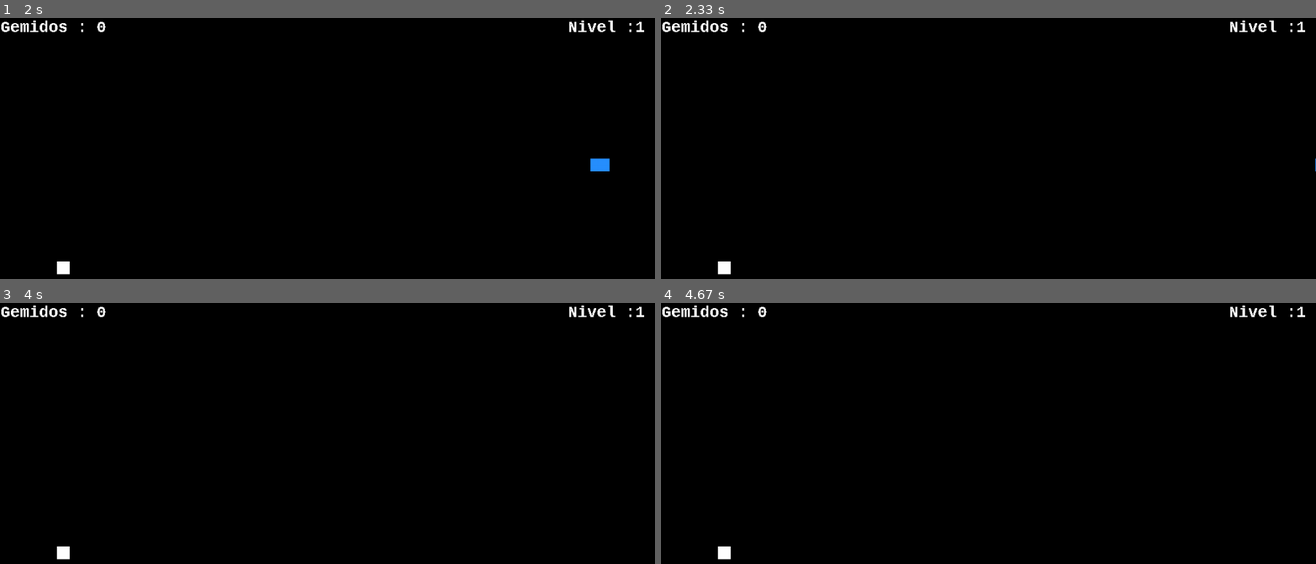
Above: before the commit, frames 1-4 (two rows, left to right).
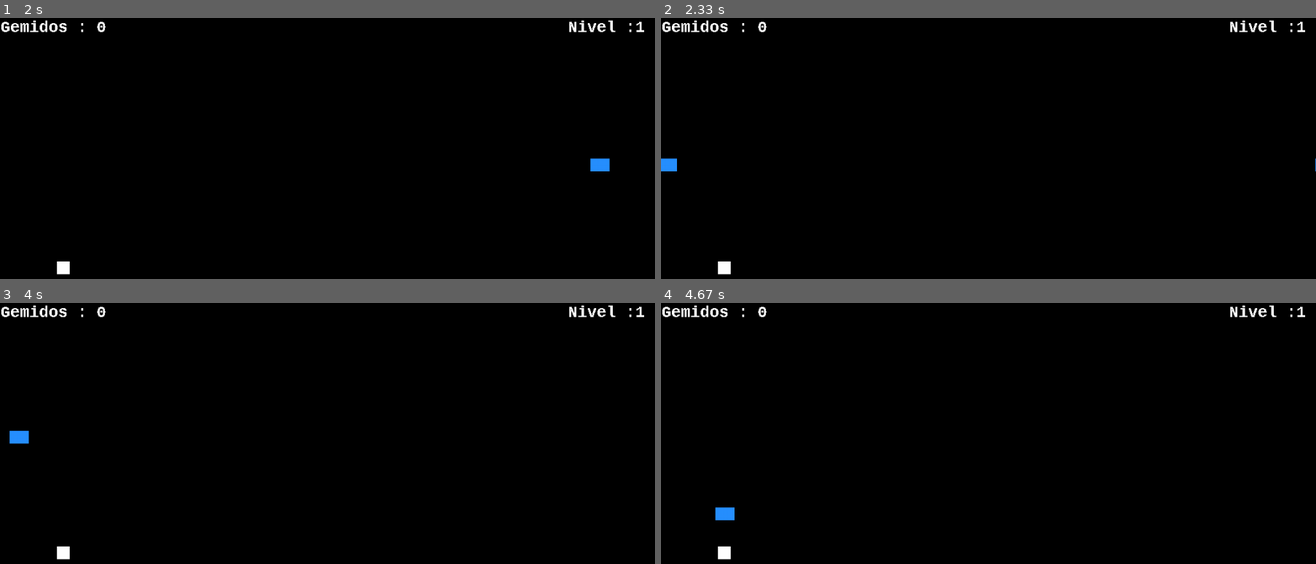
Above: after the commit, the same moments.

Repository: ymagnot/PygameEvolution
Game: pygame game, started from 1.0.py
Same seed, same stepped clock (60 frames per second), same inputs: the game is played once before the commit and once after it.
Inputs:
- Up to frame 1 (2 s): hold D 0.33-0.8 s; hold W 0.83-1.3 s; hold D 1.33-1.8 s
- Up to frame 2 (2.33 s): no input
- Up to frame 3 (4 s): hold S 2.4-2.7 s; hold A 2.73-3.13 s; hold W 3.17-3.53 s; hold D from 3.57 s (still down)
- Up to frame 4 (4.67 s): release D at 4.2 s; hold S 4.23-4.6 s; hold A from 4.63 s (still down)

Frame 1 is identical in both runs. In frame 2, 0.1% of the frame differs, in the area x 0-3%, y 53-59%; in frame 3, 0.2%, in the area x 1-5%, y 48-55%; in frame 4, 0.2%.

Commit message:
modified:   1.0.py 	modified:   README.md

Diff:
--- a/1.0.py
+++ b/1.0.py
@@ -101,6 +101,15 @@
     tela.blit(mensagem2,(1,1))
     tela.blit(mensagemnivel2,(888,1))
 
+    if x > largura:
+        x = 0
+    if x < 0:
+        x = largura
+    if y > altura:
+        y = 0
+    if y < 0:
+        y = altura
+
     if prenivel == 10:
         nivel = nivel + 1
         prenivel = 0
@@ -141,6 +150,7 @@
           wvelocidade = wvelocidade - 0.1
           prenivel = prenivel + 1
           comprimentocobra = comprimentocobra + 1
+          print (avelocidade, ganhos, comprimentocobra, prenivel)
           tela.blit(gemidao2,(altura/2,740))
 
 
Not shown, changed: README.md
